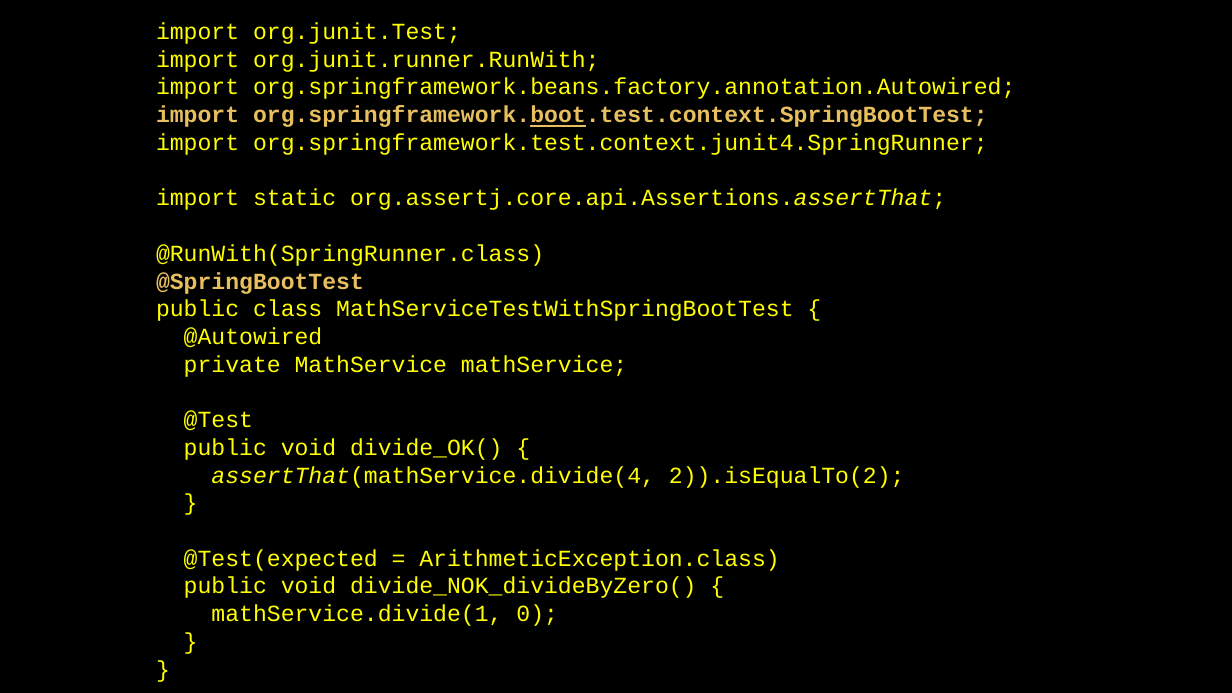
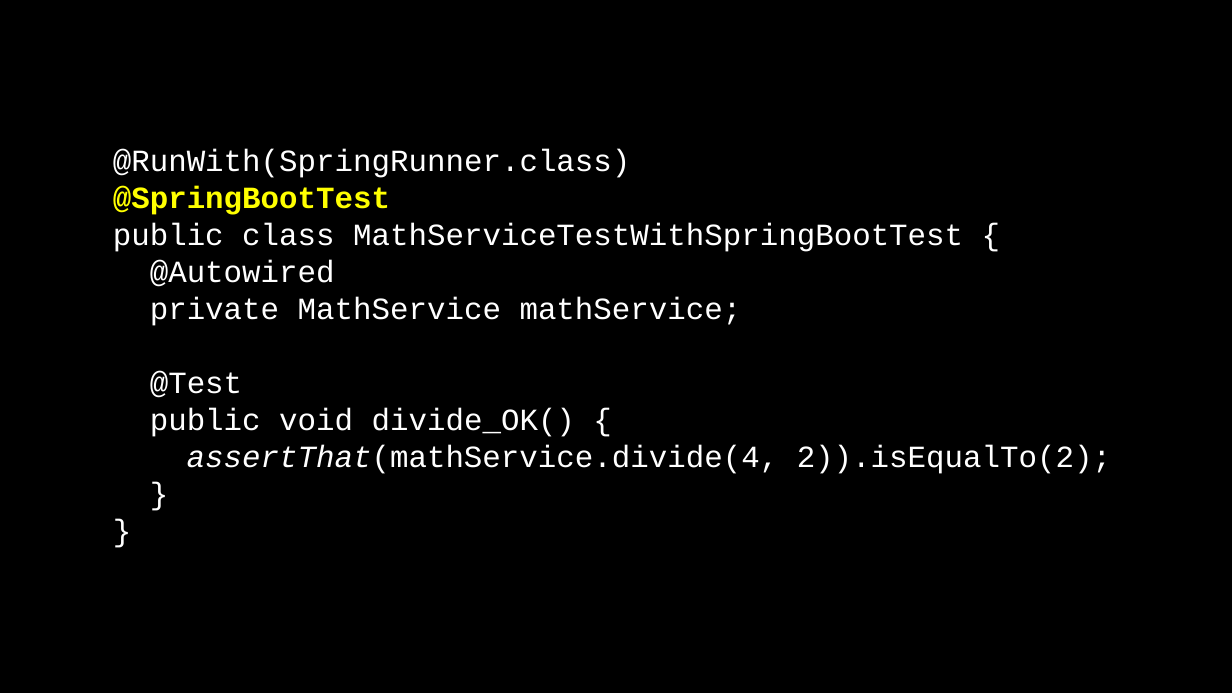
Before and after one commit to jack-geronimo/spring-boot-test-meetup, a slide deck: slide 17 of meetup-presentation.pptx. Drawn at 1232x693 pixels with LibreOffice and Linux fonts; fonts in the diff are those of the drawing; background and template pictures are left out. Boxes give left, top, right and bottom in pixels: in the first picture for what was removed or moved away, otherwise in the second. Text is boxed around its words. In the diff, an @@ line names an element or a change of style, - is before the commit and + after.

```diff
--- a/meetup-presentation.pptx
+++ b/meetup-presentation.pptx
@@ text at <box>113,149,1111,474</box>: text changed; size 18 to 24 pt; text colour #FFFF00 to #FFFFFF @@
-import org.junit.Test;
-import org.junit.runner.RunWith;
-import org.springframework.beans.factory.annotation.Autowired;
-import org.springframework.boot.test.context.SpringBootTest;
-import org.springframework.test.context.junit4.SpringRunner;
-import static org.assertj.core.api.Assertions.assertThat;
-@RunWith(SpringRunner.class)
-@SpringBootTest
-public class MathServiceTestWithSpringBootTest {
-@Autowired
-private MathService mathService;
-@Test
-public void divide_OK() {
-assertThat(mathService.divide(4, 2)).isEqualTo(2);
-}
-@Test(expected = ArithmeticException.class)
-public void divide_NOK_divideByZero() {
-mathService.divide(1, 0);
-}
-}
+@RunWith(SpringRunner.class)
+@SpringBootTest
+public class MathServiceTestWithSpringBootTest {
+@Autowired
+private MathService mathService;
+@Test
+public void divide_OK() {
+assertThat(mathService.divide(4, 2)).isEqualTo(2);
+}
+}
```
Also in this commit, not shown: 12 other slides changed, 3 slides added, 1 slide removed.
